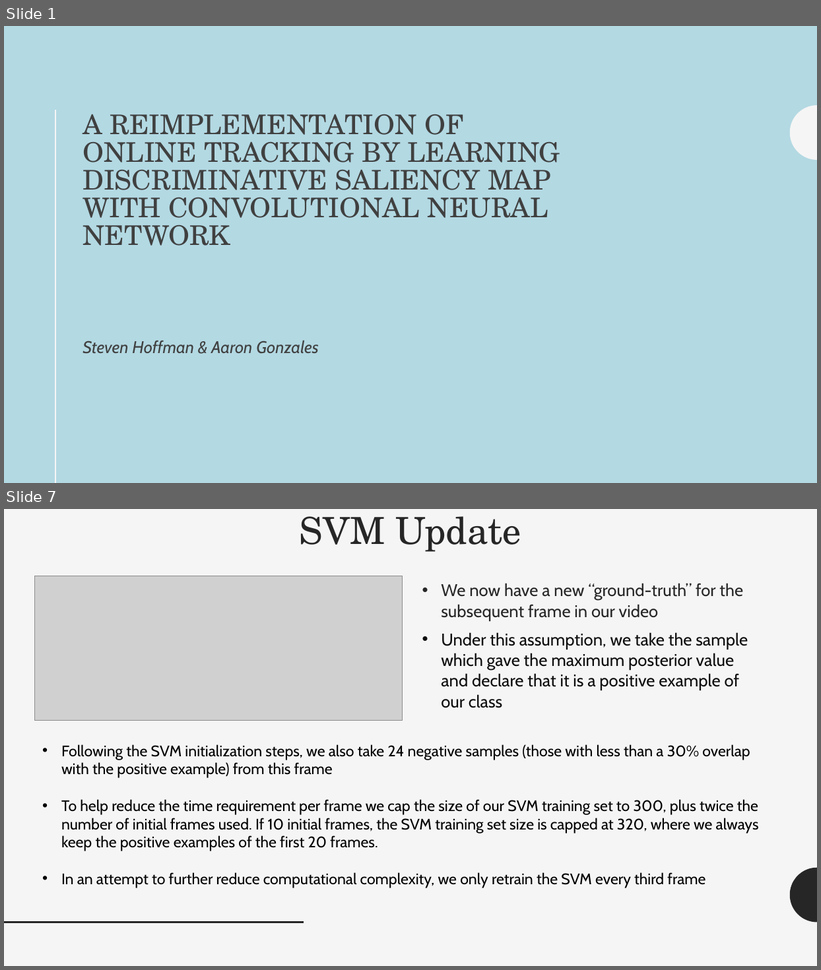
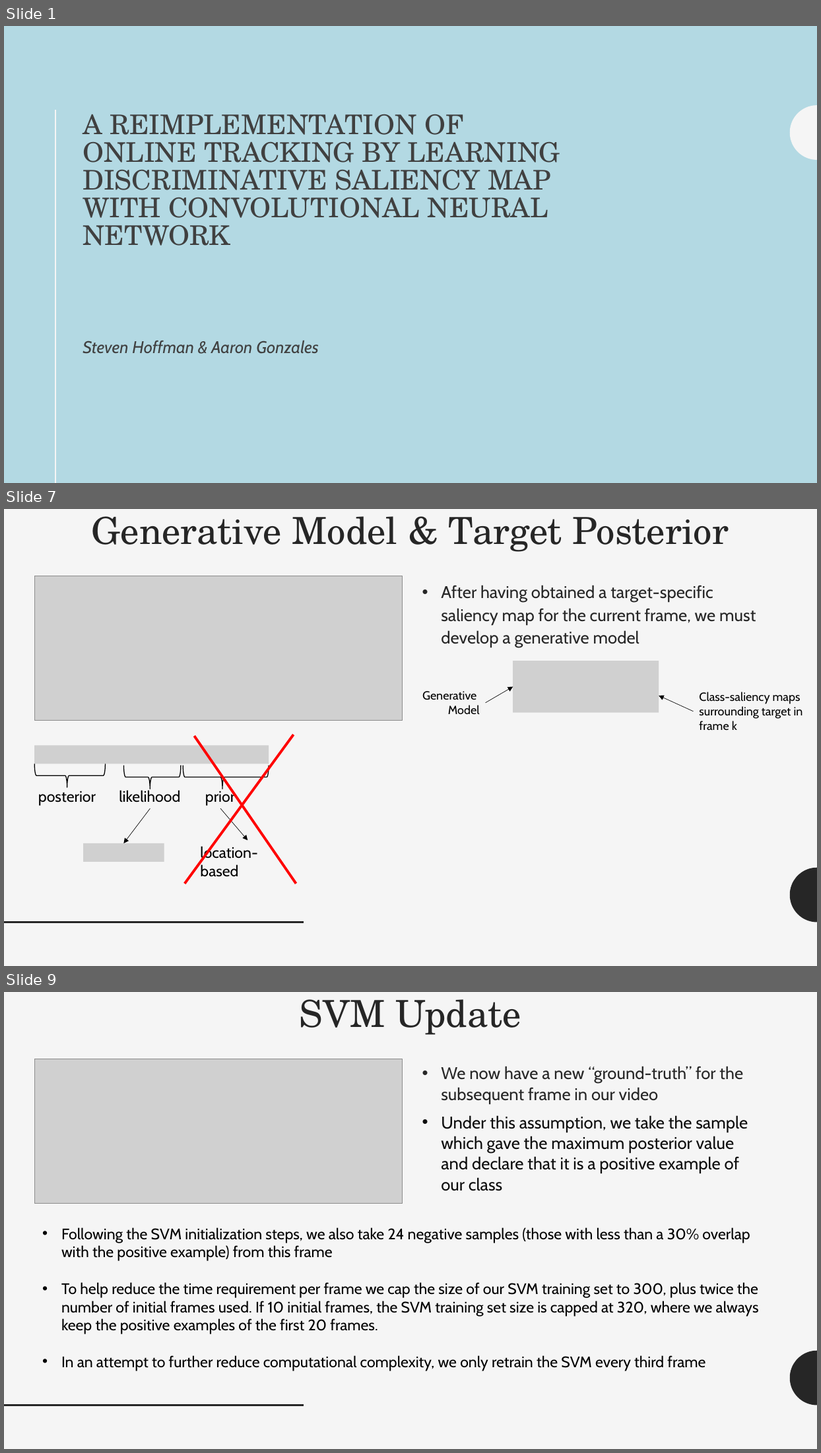
Before and after one commit to msu-ml/16spr_gonzales_hoffman, a slide deck: project_report_final/Presentation.pptx. Shown one above the other, each under a label of ours: slides 1 and 7 before the commit, slides 1, 7 and 9 after it; the slides between them are not shown. The pictures are 821x970 and 821x1453 pixels, drawn with LibreOffice and Linux fonts; fonts in the diff are those of the drawing; grey boxes stand for pictures. Boxes give left, top, right and bottom in pixels: in the first picture for what was removed or moved away, otherwise in the second. Text is boxed around its words. In the diff, an @@ line names an element or a change of style, - is before the commit and + after.

Commit message:
Updated Presentation with Saliency Map and CNN info

```diff
--- a/project_report_final/Presentation.pptx
+++ b/project_report_final/Presentation.pptx
@@ slide 7 added at box(4, 509, 817, 966), background #F5F5F5; not listed: 2 template elements that a slide beside it also shows @@
@@ title added at box(92, 516, 729, 552), 44 pt, text #262626 @@
+Generative Model & Target Posterior
@@ picture added at box(34, 576, 403, 720) @@
@@ text added at box(441, 585, 756, 648), 20 pt, text #262626 @@
+• After having obtained a target-specific saliency map for the current frame, we must develop a generative model
@@ picture added at box(514, 661, 659, 713) @@
@@ text added at box(422, 691, 480, 714), 14 pt, text #000000 @@
+Generative
+Model
@@ arrow added from (486, 703) to (514, 687), #000000 0.5 pt @@
@@ arrow added from (693, 712) to (659, 696), #000000 0.5 pt @@
@@ text added at box(699, 692, 803, 730), 14 pt, text #000000 @@
+Class-saliency maps
+surrounding target in
+frame k
@@ picture added at box(34, 746, 269, 764) @@
@@ line added from (294, 735) to (185, 884), #FF0000 3 pt @@
@@ line added from (194, 736) to (296, 884), #FF0000 3 pt @@
@@ right brace added at box(35, 764, 106, 788), outline #000000 1 pt @@
@@ right brace added at box(124, 766, 181, 789), outline #000000 1 pt @@
@@ right brace added at box(183, 766, 269, 789), outline #000000 1 pt @@
@@ text added at box(38, 791, 96, 806), 18 pt, text #000000 @@
+posterior
@@ text added at box(119, 789, 180, 803), 18 pt, text #000000 @@
+likelihood
@@ text added at box(205, 789, 235, 806), 18 pt, text #000000 @@
+prior
@@ arrow added from (151, 809) to (123, 844), #000000 0.5 pt @@
@@ arrow added from (220, 809) to (248, 841), #000000 0.5 pt @@
@@ picture added at box(83, 844, 164, 862) @@
@@ text added at box(200, 846, 257, 877), 18 pt, text #000000 @@
+location-based
@@ what was slide 7 is now slide 9 @@
```
Also in this commit, not shown: 5 slides changed, 1 other slide added, 1 other file.
